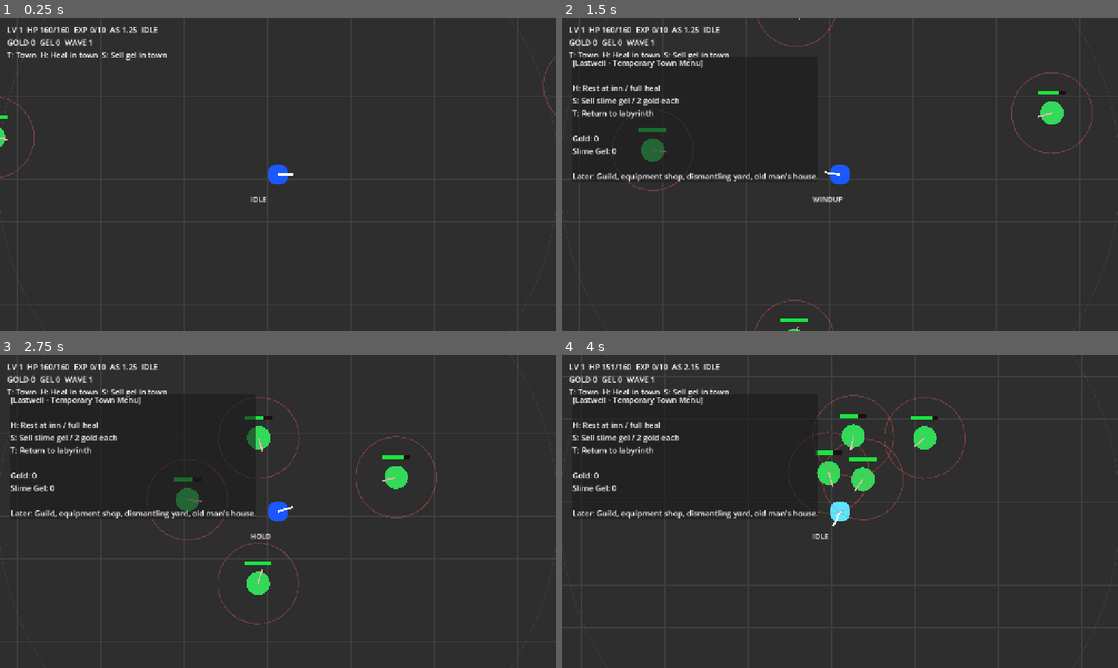
Above: before the commit, frames 1-4 (two rows, left to right).
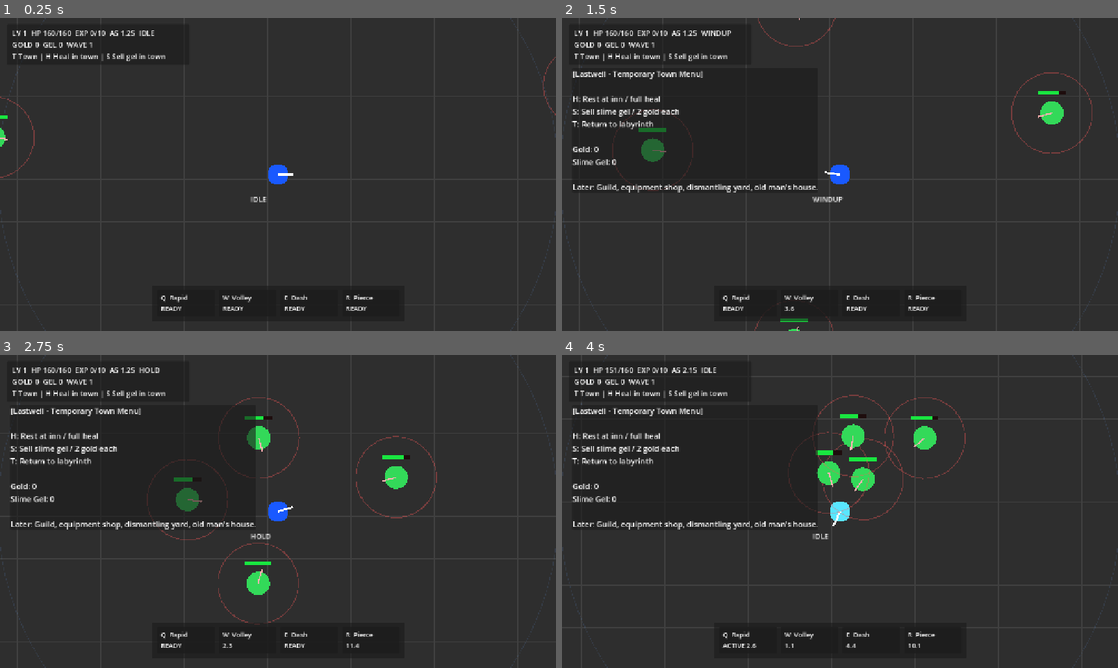
Above: after the commit, the same moments.

Repository: danyoon0760/last-archer
Game: Godot game, scene res://scenes/Main.tscn
Same seed, same stepped clock (60 frames per second), same inputs: the game is played once before the commit and once after it.
Inputs (mouse positions are in pixels of both pictures, inside the frame that each line leads up to):
- Up to frame 1 (0.25 s): no input
- Up to frame 2 (1.5 s): tap Enter at 0.5 s; move the mouse to (962, 158) at 0.52 s; hold W 0.53-1.28 s; tap T at 0.6 s; click (962, 158) at 0.67 s; move the mouse to (728, 190) at 1.27 s; hold S from 1.28 s (still down); tap H at 1.35 s
- Up to frame 3 (2.75 s): move the mouse to (333, 442) at 2.02 s; release S at 2.03 s; hold W from 2.03 s (still down); tap R at 2.1 s
- Up to frame 4 (4 s): move the mouse to (812, 574) at 2.77 s; tap E at 2.85 s; click (812, 574) at 2.92 s; move the mouse to (1006, 558) at 3.52 s; release W at 3.53 s; hold A from 3.53 s (still down); tap Q at 3.6 s

The runs differ from the first frame. In frame 1, 1.6% of the frame differs, in the area x 1-72%, y 2-96%; in frame 2, 4.4%, in the area x 1-72%, y 2-97%; in frame 3, 4.3%; in frame 4, 4.3%.

Commit message:
Improve HUD with skill bar

Diff:
--- a/scripts/hud.gd
+++ b/scripts/hud.gd
@@ -1,8 +1,13 @@
 extends CanvasLayer
 
+var status_panel: PanelContainer
 var status_label: Label
+var skill_panel: PanelContainer
+var skill_box: HBoxContainer
+var skill_labels: Dictionary = {}
 var town_panel: PanelContainer
 var town_label: Label
+var death_label: Label
 var game_manager: Node
 var player: Node
 
@@ -18,6 +23,9 @@
 	update_status()
 	set_town_visible(false)
 
+func _process(_delta: float) -> void:
+	update_status()
+
 func _unhandled_input(event: InputEvent) -> void:
 	if event is InputEventKey and event.pressed and not event.echo:
 		if event.keycode == KEY_T and game_manager != null and game_manager.has_method("toggle_town"):
@@ -30,14 +38,68 @@
 				game_manager.sell_slime_gel()
 
 func build_ui() -> void:
+	status_panel = PanelContainer.new()
+	status_panel.position = Vector2(16, 14)
+	status_panel.custom_minimum_size = Vector2(420, 92)
+	add_child(status_panel)
+
+	var margin := MarginContainer.new()
+	margin.add_theme_constant_override("margin_left", 12)
+	margin.add_theme_constant_override("margin_top", 8)
+	margin.add_theme_constant_override("margin_right", 12)
+	margin.add_theme_constant_override("margin_bottom", 8)
+	status_panel.add_child(margin)
+
 	status_label = Label.new()
-	status_label.position = Vector2(16, 14)
 	status_label.add_theme_color_override("font_color", Color.WHITE)
-	status_label.add_theme_font_size_override("font_size", 18)
-	add_child(status_label)
+	status_label.add_theme_font_size_override("font_size", 17)
+	margin.add_child(status_label)
+
+	skill_panel = PanelContainer.new()
+	skill_panel.position = Vector2(350, 615)
+	skill_panel.custom_minimum_size = Vector2(580, 82)
+	add_child(skill_panel)
+
+	var skill_margin := MarginContainer.new()
+	skill_margin.add_theme_constant_override("margin_left", 12)
+	skill_margin.add_theme_constant_override("margin_top", 10)
+	skill_margin.add_theme_constant_override("margin_right", 12)
+	skill_margin.add_theme_constant_override("margin_bottom", 10)
+	skill_panel.add_child(skill_margin)
+
+	skill_box = HBoxContainer.new()
+	skill_box.add_theme_constant_override("separation", 10)
+	skill_margin.add_child(skill_box)
+
+	for key in ["Q", "W", "E", "R"]:
+		var box := PanelContainer.new()
+		box.custom_minimum_size = Vector2(132, 58)
+		skill_box.add_child(box)
+
+		var inner := MarginContainer.new()
+		inner.add_theme_constant_override("margin_left", 8)
+		inner.add_theme_constant_override("margin_top", 6)
+		inner.add_theme_constant_override("margin_right", 8)
+		inner.add_theme_constant_override("margin_bottom", 6)
+		box.add_child(inner)
+
+		var label := Label.new()
+		label.add_theme_color_override("font_color", Color.WHITE)
+		label.add_theme_font_size_override("font_size", 15)
+		inner.add_child(label)
+		skill_labels[key] = label
+
+	death_label = Label.new()
+	death_label.position = Vector2(505, 310)
+	death_label.add_theme_font_size_override("font_size", 34)
+	death_label.add_theme_color_override("font_color", Color(1.0, 0.25, 0.25))
+	death_label.text = "DEAD\nPress R to Restart"
+	death_label.horizontal_alignment = HORIZONTAL_ALIGNMENT_CENTER
+	death_label.visible = false
+	add_child(death_label)
 
 	town_panel = PanelContainer.new()
-	town_panel.position = Vector2(24, 90)
+	town_panel.position = Vector2(24, 115)
 	town_panel.custom_minimum_size = Vector2(450, 280)
 	add_child(town_panel)
 
@@ -48,23 +110,44 @@
 	town_panel.add_child(town_label)
 
 func update_status() -> void:
-	if status_label == null:
-		return
 	if not is_instance_valid(player):
 		player = get_tree().get_first_node_in_group("player")
 
-	var player_text: String = ""
+	var player_text := ""
 	if is_instance_valid(player) and player.has_method("get_hud_text"):
 		player_text = player.get_hud_text()
 
-	var manager_text: String = ""
+	var manager_text := ""
 	if game_manager != null and game_manager.has_method("get_status_text"):
 		manager_text = game_manager.get_status_text()
 
-	status_label.text = player_text + "\n" + manager_text + "\nT: Town  H: Heal in town  S: Sell gel in town"
+	if status_label != null:
+		status_label.text = player_text + "\n" + manager_text + "\nT Town | H Heal in town | S Sell gel in town"
+
+	update_skill_bar()
+
+	if death_label != null:
+		var dead := false
+		if is_instance_valid(player):
+			dead = bool(player.get("is_dead"))
+		death_label.visible = dead
 
 	if town_label != null:
 		town_label.text = get_town_text()
+
+func update_skill_bar() -> void:
+	for key in ["Q", "W", "E", "R"]:
+		var label: Label = skill_labels.get(key)
+		if label == null:
+			continue
+		var skill_name := "Skill"
+		var skill_status := "--"
+		if is_instance_valid(player):
+			if player.has_method("get_skill_name"):
+				skill_name = player.get_skill_name(key)
+			if player.has_method("get_skill_status"):
+				skill_status = player.get_skill_status(key)
+		label.text = key + "  " + skill_name + "\n" + skill_status
 
 func set_town_visible(is_open: bool) -> void:
 	if town_panel != null:
@@ -77,8 +160,8 @@
 	return bool(game_manager.get("town_open"))
 
 func get_town_text() -> String:
-	var gold_text: String = "0"
-	var gel_text: String = "0"
+	var gold_text := "0"
+	var gel_text := "0"
 	if game_manager != null:
 		gold_text = str(game_manager.get("gold"))
 		gel_text = str(game_manager.get("slime_gel"))
